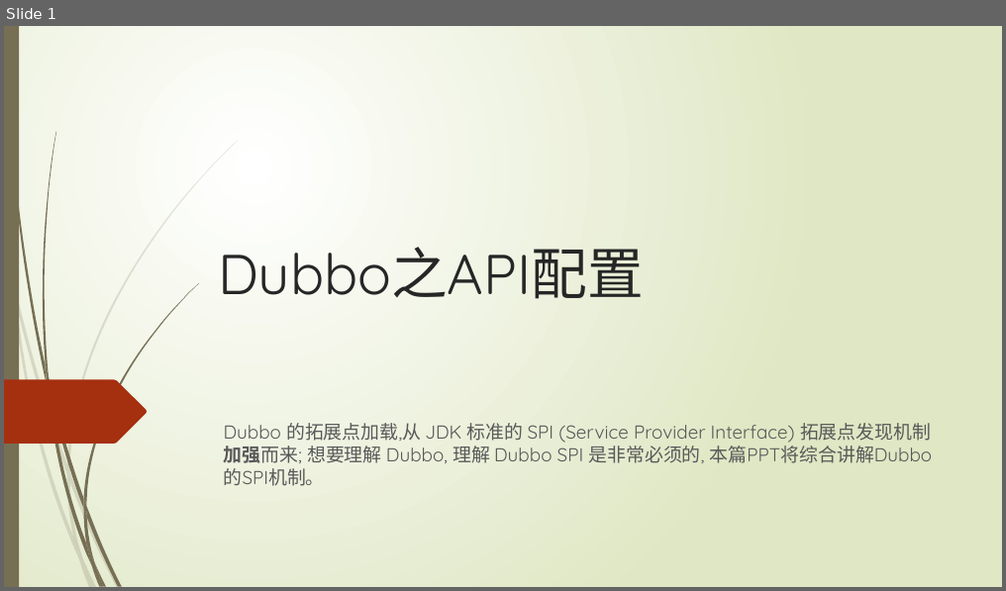
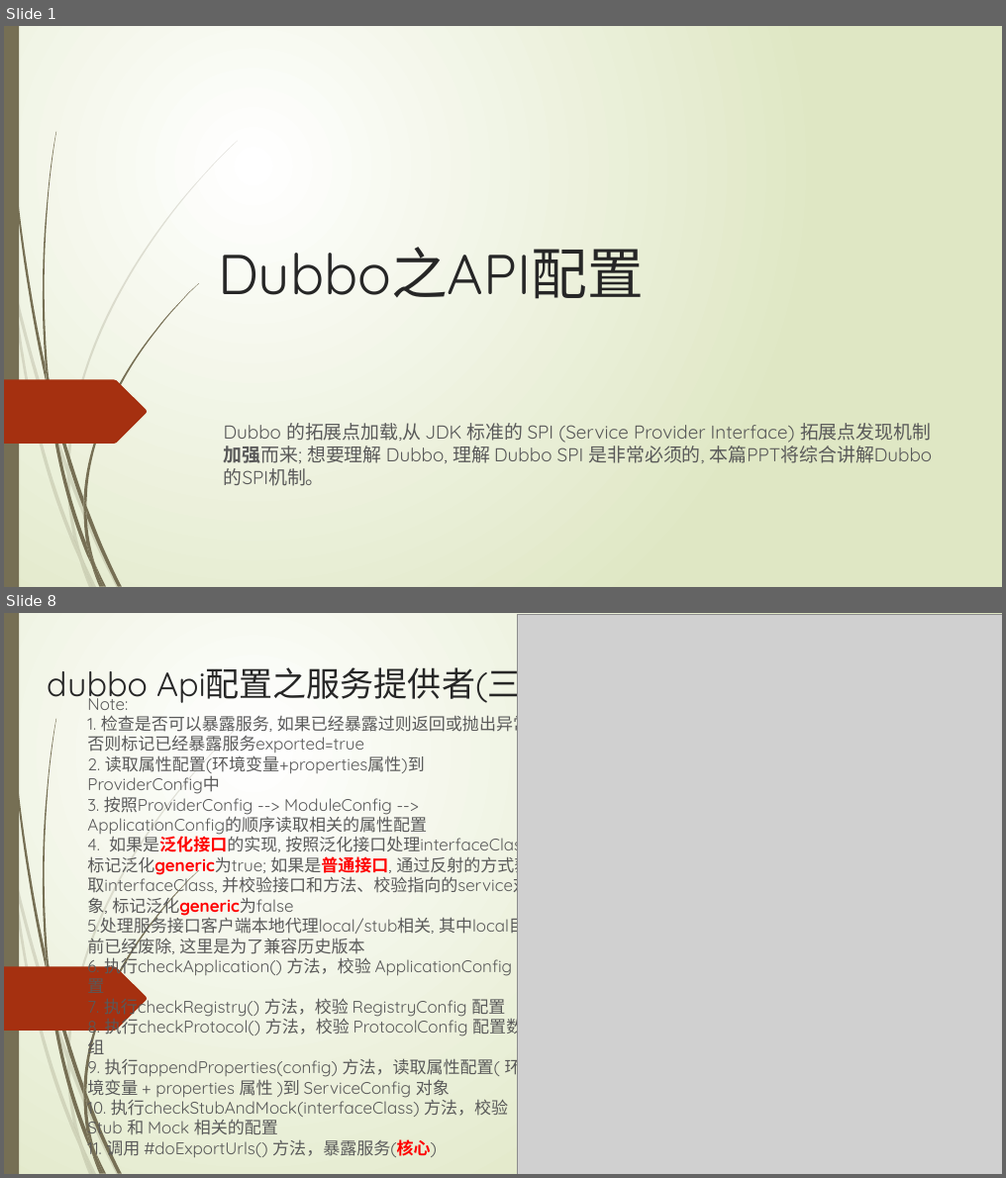
Before and after one commit to ityongman/Source_code_from-entry_to_giveup, a slide deck: dubbo/Dubbo 分析之API配置 v1.0 (二).pptx. Shown one above the other, each under a label of ours: slide 1 before the commit, slides 1 and 8 after it; the slides between them are not shown. The pictures are 1006x591 and 1006x1178 pixels, drawn with LibreOffice and Linux fonts; fonts in the diff are those of the drawing; grey boxes stand for pictures. Boxes give left, top, right and bottom in pixels: in the first picture for what was removed or moved away, otherwise in the second. Text is boxed around its words. In the diff, an @@ line names an element or a change of style, - is before the commit and + after.

Commit message:
增加dubbo服务暴露相关的ppt和对应的图例

```diff
--- a/dubbo/Dubbo 分析之API配置 v1.0 (二).pptx
+++ b/dubbo/Dubbo 分析之API配置 v1.0 (二).pptx
@@ slide 8 added at (x1=4, y1=613, x2=1002, y2=1174), background gradient #FFFFFF to #DFE8C4; not listed: 24 template elements that a slide beside it also shows @@
@@ picture added at (x1=518, y1=615, x2=1002, y2=1174) @@
@@ text added at (x1=47, y1=662, x2=534, y2=706), 32.4 pt, text #262626 @@
+dubbo Api配置之服务提供者(三)
@@ title added at (x1=87, y1=692, x2=534, y2=1160), 16.2 pt, text #595959 @@
+Note:
+1. 检查是否可以暴露服务, 如果已经暴露过则返回或抛出异常, 否则标记已经暴露服务exported=true
+2. 读取属性配置(环境变量+properties属性)到ProviderConfig中
+3. 按照ProviderConfig --> ModuleConfig --> ApplicationConfig的顺序读取相关的属性配置
+4. 如果是泛化接口的实现, 按照泛化接口处理interfaceClass, 标记泛化generic为true; 如果是普通接口, 通过反射的方式获取interfaceClass, 并校验接口和方法、校验指向的service对象, 标记泛化generic为false
+5.处理服务接口客户端本地代理local/stub相关, 其中local目前已经废除, 这里是为了兼容历史版本
+6. 执行checkApplication() 方法，校验 ApplicationConfig 配置
+7. 执行checkRegistry() 方法，校验 RegistryConfig 配置
+8. 执行checkProtocol() 方法，校验 ProtocolConfig 配置数组
+9. 执行appendProperties(config) 方法，读取属性配置( 环境变量 + properties 属性 )到 ServiceConfig 对象
+10. 执行checkStubAndMock(interfaceClass) 方法，校验 Stub 和 Mock 相关的配置
+11. 调用 #doExportUrls() 方法，暴露服务(核心)
```
Also in this commit, not shown: 12 other slides added, 23 slides removed, 6 other files.
